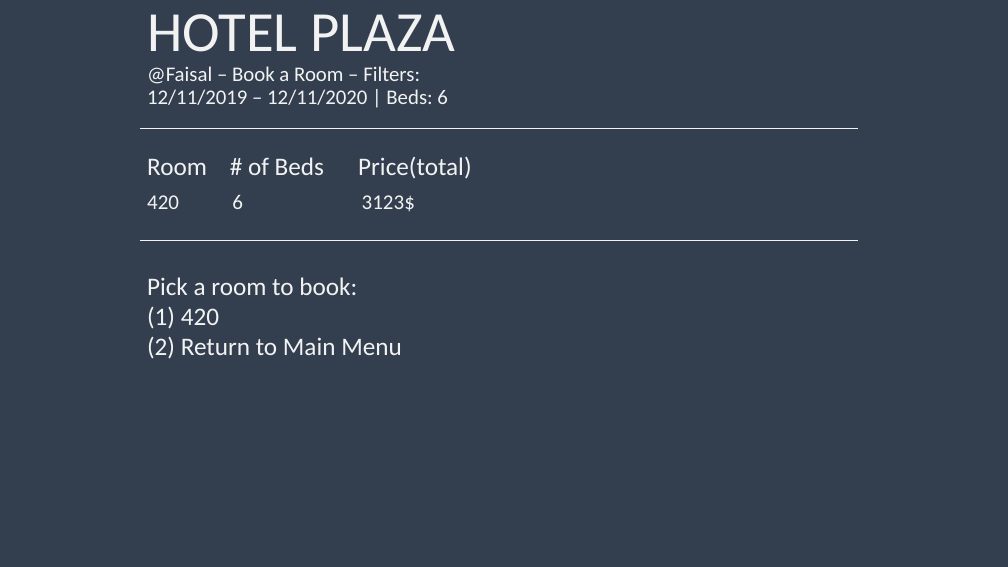
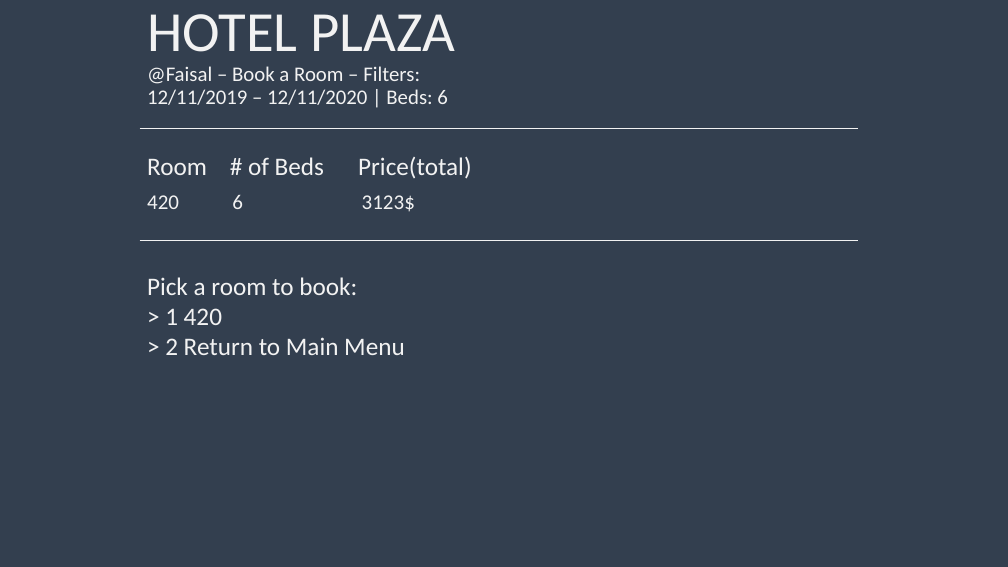
Before and after one commit to Kwandes/hOtEl-tHiNg-HoPe-It-Is-ThE-LaTeSt, a slide deck: slide 10 of Documentation/HP-CLI_example.pptx. Drawn at 1008x567 pixels with LibreOffice and Linux fonts; fonts in the diff are those of the drawing. Boxes give left, top, right and bottom in pixels: in the first picture for what was removed or moved away, otherwise in the second. Text is boxed around its words. In the diff, an @@ line names an element or a change of style, - is before the commit and + after.

```diff
--- a/Documentation/HP-CLI_example.pptx
+++ b/Documentation/HP-CLI_example.pptx
@@ text at bbox=[147, 277, 405, 355]: text changed @@
-Pick a room to book:
-(1) 420
-(2) Return to Main Menu
+Pick a room to book:
+> 1 420
+> 2 Return to Main Menu
```
Also in this commit, not shown: 6 other slides changed, 2 other files.
